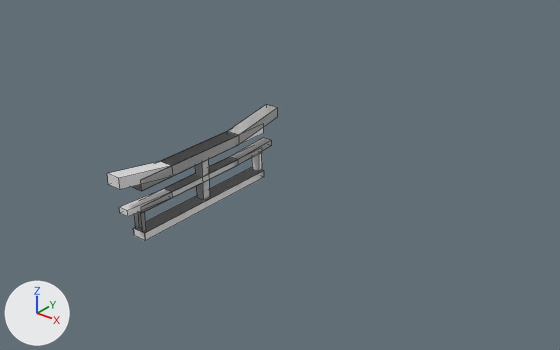
Renders of the Blender file datas/meshes/border.blend from each side of a commit.
Before and after are seen from a 50 mm lens placed at (3.16, -3.16, 2.36), pointed at (0.0, 0.79, -0.09). The axes (+X, +Y, +Z) are drawn at lower left. The lights are the same throughout. Mesh edges are drawn as thin lines.

In view in the first picture: '0-straight', '1-top-cross', '2-double-cross'.
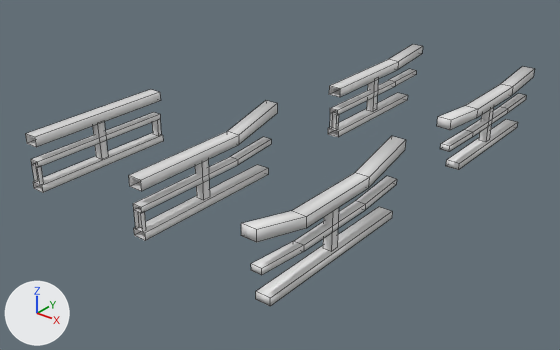
What changed in the scene script:
```text
Change me_1_top_cross:
    where me_1_top_cross.from_pydata(...)  # 48 vertices, 30 faces; spans x -0.05..0.05, y -0.55..0.7, z 0.0..0.47
    used by ob_1_top_cross; location = (0.0, 0.0, 0.0)
    me_1_top_cross part 1: all 4 vertices in x -0.05..0.05, y 0.7, z 0.4..0.47 are moved by (0.0, 0.0, 0.03)
    me_1_top_cross part 2: all 4 vertices in x -0.05..0.05, y 0.55, z 0.0..0.05 are moved by (0.0, 0.05, 0.0)
Change me_2_double_cross:
    where me_2_double_cross.from_pydata(...)  # 48 vertices, 38 faces; spans x -0.05..0.05, y -0.7..0.7, z 0.0..0.47
    used by ob_2_double_cross; location = (0.0, 0.0, 0.0)
    before: 8 (0.05, 0.7, 0.47) at pixel (277, 107), 9 (0.05, 0.7, 0.4) at pixel (277, 117), 12 (-0.05, 0.7, 0.47) at pixel (266, 104), 13 (-0.05, 0.7, 0.4), 16 (0.035, 0.65, 0.24) at pixel (271, 140)
    before: 17 (0.035, 0.65, 0.2) at pixel (271, 145), 20 (-0.035, 0.65, 0.24) at pixel (263, 137), 21 (-0.035, 0.65, 0.2)
    before: 18 (0.035, -0.65, 0.2) at pixel (128, 216), 19 (0.035, -0.65, 0.24) at pixel (127, 210), 22 (-0.035, -0.65, 0.2) at pixel (119, 213), 23 (-0.035, -0.65, 0.24) at pixel (119, 207), 24 (0.05, -0.7, 0.4) at pixel (120, 189)
    before: 25 (0.05, -0.7, 0.47) at pixel (118, 178), 26 (-0.05, -0.7, 0.4) at pixel (108, 184), 27 (-0.05, -0.7, 0.47) at pixel (107, 173)
    me_2_double_cross part 3: the loose piece of 8 vertices spanning x -0.05..0.05, y -0.55..0.55, z 0.0..0.05 is scaled about its middle by (1, 1.09, 1)
    me_2_double_cross part 4
    add for i in [16, 17, 20, 21]: me_2_double_cross.vertices[i].co += Vector((0.0, 0.0, 0.01))
    add for i in [8, 9, 12, 13]: me_2_double_cross.vertices[i].co += Vector((0.0, 0.0, 0.03))
    me_2_double_cross part 5
    add for i in [18, 19, 22, 23]: me_2_double_cross.vertices[i].co += Vector((0.0, 0.0, 0.01))
    add for i in [*range(24, 28)]: me_2_double_cross.vertices[i].co += Vector((0.0, 0.0, 0.03))
    me_2_double_cross part 6: all faces are now shaded smooth (38 of 38 changed)
Add me_2_double_cross_001:
    me_2_double_cross_001.from_pydata(...)  # 48 vertices, 38 faces; spans x -0.05..0.05, y -0.7..0.7, z 0.0..0.44
    me_2_double_cross_001.polygons.foreach_set('use_smooth', [True] * 38)
    me_2_double_cross_001.materials.append(mat_material)  # white #e7e7e7
Add me_1_top_cross_001:
    me_1_top_cross_001.from_pydata(...)  # 48 vertices, 30 faces; spans x -0.05..0.05, y -0.55..0.7, z 0.0..0.44
    me_1_top_cross_001.polygons.foreach_set('use_smooth', [True] * 30)
    me_1_top_cross_001.materials.append(mat_material)  # white #e7e7e7
Change ob_0_straight:
    ob_0_straight.location: (0.0, 0.0, 0.0) -> (-1.0, 0.0, 0.0)
Change ob_2_double_cross:
    ob_2_double_cross.location: (0.0, 0.0, 0.0) -> (1.0, 0.0, 0.0)
Add ob_4_double_cross_vert:
    ob_4_double_cross_vert = bpy.data.objects.new('4-double-cross-vert', me_2_double_cross_001)
    ob_4_double_cross_vert.location = (1.0, 2.0, 0.0)
Add ob_3_top_cross_vert:
    ob_3_top_cross_vert = bpy.data.objects.new('3-top-cross-vert', me_1_top_cross_001)
    ob_3_top_cross_vert.location = (0.0, 2.0, 0.0)
```

What differs and where, as boxes [x1, y1, x2, y2] in the pictures (560 x 350 px; the box of a moved part takes in the faces that stretch with it):
'2-double-cross', reshaped, shading changed, moved (25% taller): before [107, 105, 277, 241]; after [241, 136, 406, 306]
'0-straight', moved: before [133, 128, 263, 232]; after [25, 89, 163, 193]
'1-top-cross', reshaped: before [132, 132, 264, 237]; after [128, 100, 277, 241]
'4-double-cross-vert', added: after [437, 66, 534, 170]
'3-top-cross-vert', added: after [328, 44, 423, 137]
part 1 of me_1_top_cross, moved or reshaped (not visible before): after [228, 100, 277, 144]
part 2 of me_1_top_cross, moved or reshaped: before [141, 173, 264, 237]; after [133, 165, 268, 241]
part 3 of me_2_double_cross, moved or reshaped: before [133, 168, 264, 241]; after [256, 207, 392, 306]
part 4 of me_2_double_cross, moved or reshaped: before [228, 105, 277, 165]; after [355, 136, 406, 210]
part 5 of me_2_double_cross, moved or reshaped: before [107, 161, 172, 217]; after [241, 211, 306, 275]
part 6 of me_2_double_cross, shading changed: before [164, 132, 239, 198]; after [292, 173, 369, 252]
